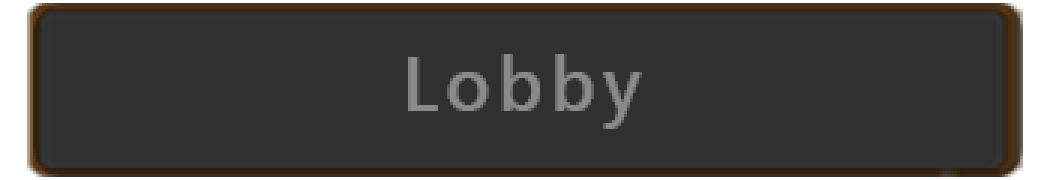
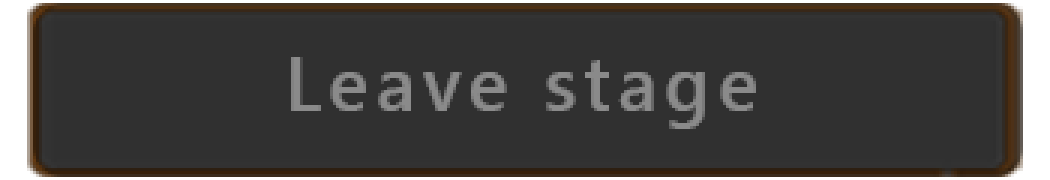
Layered file, before and after one edit (w=1050, h=180). Changes by layer:
renamed "Lobby" to "Leave stage", painted on it over [291, 54, 756, 129]
